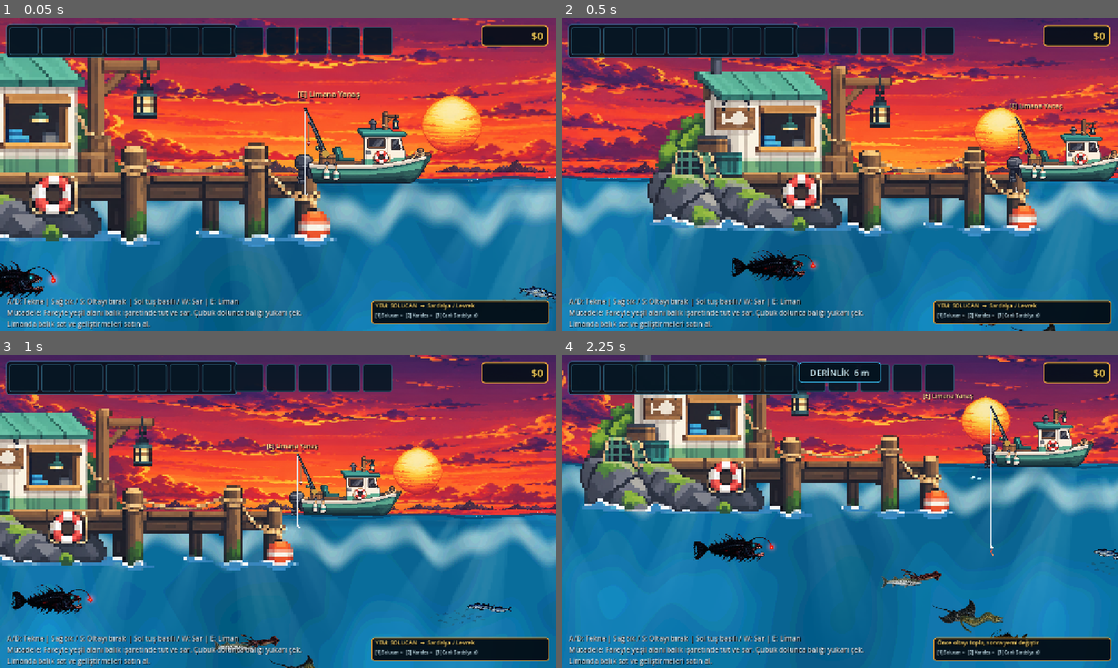
Above: before the commit, frames 1-4 (two rows, left to right).
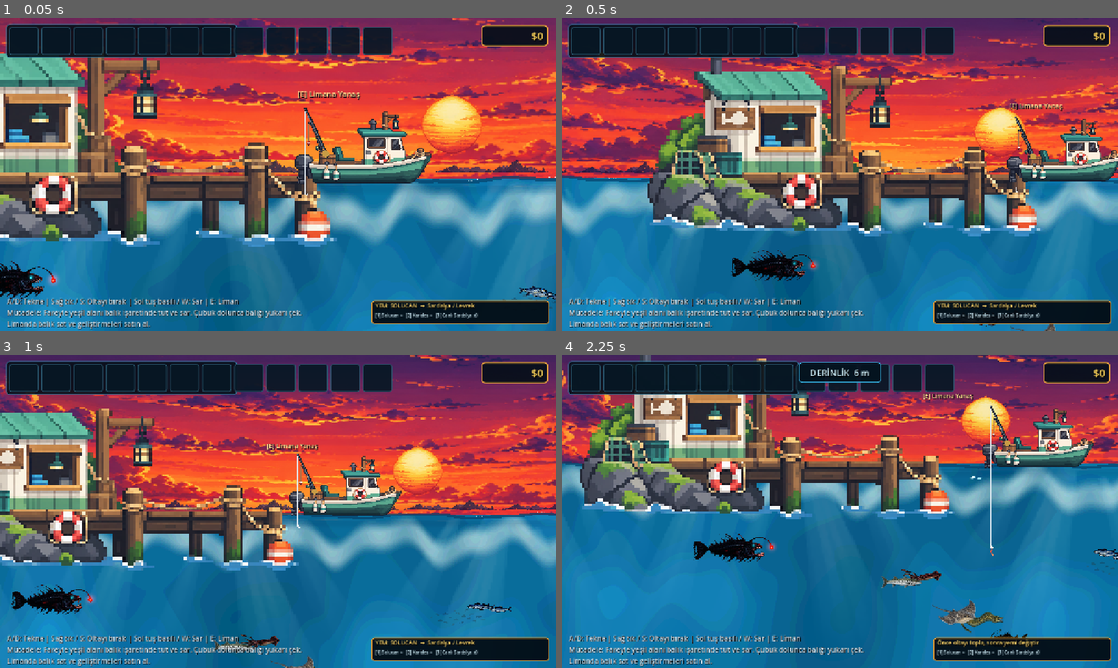
Above: after the commit, the same moments.

Repository: mirackayademir/TinyFisher
Game: Godot game, scene res://scenes/world.tscn
The game is run twice, just before and just after one commit, with the same random seed, the same clock (stepped at 60 frames per second) and the same inputs.
Inputs (mouse positions are in pixels of both pictures, inside the frame that each line leads up to):
- Up to frame 1 (0.05 s): no input
- Up to frame 2 (0.5 s): no input
- Up to frame 3 (1 s): tap Enter at 0.5 s; move the mouse to (400, 495) at 0.52 s; hold D (move_right) from 0.53 s (still down); tap E (dock) at 0.6 s; click (400, 495) at 0.67 s
- Up to frame 4 (2.25 s): move the mouse to (728, 527) at 1.27 s; release D (move_right) at 1.28 s; hold S 1.28-2.03 s; tap 1 at 1.35 s; move the mouse to (895, 442) at 2.02 s; hold D (move_right) from 2.03 s (still down); tap 2 at 2.1 s

Frame 1 is identical in both runs. In frame 2, less than 0.1% of the frame differs, in the area x 80-89%, y 97-100%; in frame 3, less than 0.1%; in frame 4, 0.3%, in the area x 66-75%, y 78-87%.

Commit message:
Add realistic species-specific Stingray fin animation

Diff:
--- a/scenes/fish.gd
+++ b/scenes/fish.gd
@@ -60,6 +60,7 @@
 var rig_moray_mid_tail: Node2D
 var rig_moray_front_body: Node2D
 var rig_moray_mesh: MeshInstance2D
+var rig_ray_mesh: MeshInstance2D
 var rig_gill: Line2D
 var rig_jaw: Line2D
 var rig_texture_size: Vector2 = Vector2.ZERO
@@ -634,12 +635,13 @@
 	rig_moray_mid_tail = null
 	rig_moray_front_body = null
 	rig_moray_mesh = null
+	rig_ray_mesh = null
 	rig_gill = null
 	rig_jaw = null
 	rig_time = 0.0
 
 	# Wave-1 animasyonlarını tek tek ekliyoruz.
-	if fish_type not in ["Barakuda", "Müren"] or fish_sprite.texture == null:
+	if fish_type not in ["Barakuda", "Müren", "Vatoz"] or fish_sprite.texture == null:
 		return
 
 	rig_texture_size = fish_sprite.texture.get_size()
@@ -663,6 +665,10 @@
 		# 48 kolonlu deformasyon mesh'i gövde + kuyruğu tek parça S şeklinde kıvırır.
 		rig_moray_mesh = _create_moray_wave_mesh()
 		_setup_moray_face_details()
+	elif fish_type == "Vatoz":
+		# Vatozda itişi kuyruk değil geniş pektoral yüzgeçler üretir.
+		# İnce mesh, kanat kenarlarına doğru büyüyen ilerleyen dalga ile süzülme hissi verir.
+		rig_ray_mesh = _create_ray_fin_mesh()
 
 	fish_sprite.visible = false
 	_update_rig_direction()
@@ -821,6 +827,117 @@
 	return mesh_instance
 
 
+func _create_ray_fin_mesh() -> MeshInstance2D:
+	var mesh_instance := MeshInstance2D.new()
+	mesh_instance.name = "RayPectoralFinMesh"
+	mesh_instance.z_index = 4
+	articulated_rig.add_child(mesh_instance)
+
+	# Daha sık dikey grid: geniş kanatların kenar kıvrımı daha yumuşak olsun.
+	var columns: int = 48
+	var rows: int = 12
+	var vertices := PackedVector2Array()
+	var uvs := PackedVector2Array()
+	var indices := PackedInt32Array()
+
+	for y_index in range(rows + 1):
+		var v: float = float(y_index) / float(rows)
+		var local_y: float = (v - 0.5) * rig_texture_size.y
+		for x_index in range(columns + 1):
+			var u: float = float(x_index) / float(columns)
+			var local_x: float = (u - 0.5) * rig_texture_size.x
+			vertices.append(Vector2(local_x, local_y))
+			uvs.append(Vector2(u, v))
+
+	for y_index in range(rows):
+		for x_index in range(columns):
+			var row_width: int = columns + 1
+			var a: int = y_index * row_width + x_index
+			var b: int = a + 1
+			var c_index: int = a + row_width
+			var d: int = c_index + 1
+			indices.append(a)
+			indices.append(c_index)
+			indices.append(b)
+			indices.append(b)
+			indices.append(c_index)
+			indices.append(d)
+
+	var arrays: Array = []
+	arrays.resize(Mesh.ARRAY_MAX)
+	arrays[Mesh.ARRAY_VERTEX] = vertices
+	arrays[Mesh.ARRAY_TEX_UV] = uvs
+	arrays[Mesh.ARRAY_INDEX] = indices
+
+	var mesh := ArrayMesh.new()
+	mesh.add_surface_from_arrays(Mesh.PRIMITIVE_TRIANGLES, arrays)
+	mesh_instance.mesh = mesh
+
+	var shader := Shader.new()
+	shader.code = """
+shader_type canvas_item;
+render_mode unshaded;
+
+uniform sampler2D fish_texture : source_color, filter_linear;
+uniform float flap_phase = 0.0;
+uniform float flap_amplitude = 9.0;
+uniform float tail_amplitude = 3.0;
+uniform float glide_lift = 0.0;
+
+void vertex() {
+	// Kaynak çizimde baş sağda, kuyruk solda.
+	float center_y = 0.535;
+	float y_delta = UV.y - center_y;
+	float edge_distance = abs(y_delta);
+
+	// Gövde merkezi sabit kalsın, dış kanat kenarlarına gidildikçe hareket büyüsün.
+	float edge_mask = smoothstep(0.075, 0.34, edge_distance);
+	float body_core = 1.0 - smoothstep(0.03, 0.115, edge_distance);
+
+	// Pektoral yüzgeç bölgesi: kuyruğu ve baş ucunu mümkün olduğunca dışarıda bırak.
+	float rear_fade = smoothstep(0.18, 0.34, UV.x);
+	float head_fade = 1.0 - smoothstep(0.76, 0.96, UV.x);
+	float wing_mask = edge_mask * rear_fade * head_fade;
+
+	// Gerçek vatozda dalga ön kenardan arka kenara doğru ilerler.
+	// Üst ve alt kanatlar zıt yönde bükülerek disk silüetini açıp kapatır.
+	float travel = (1.0 - UV.x) * 6.15;
+	float wing_wave = sin(flap_phase + travel);
+	float side = y_delta >= 0.0 ? 1.0 : -1.0;
+	VERTEX.y += side * wing_wave * flap_amplitude * wing_mask;
+
+	// Kanat aşağı-yukarı hareket ederken yatayda çok hafif esneme:
+	// 2D resimde hacim hissi verir, fakat merkez gövdeyi bozmaz.
+	VERTEX.x += cos(flap_phase + travel + 0.85) * flap_amplitude * 0.075 * wing_mask;
+
+	// Uzun kuyruk itiş üretmiyor; kanat dalgasını gecikmeli ve çok küçük takip ediyor.
+	float tail_x = 1.0 - smoothstep(0.16, 0.52, UV.x);
+	float tail_y = 1.0 - smoothstep(0.055, 0.18, abs(UV.y - 0.43));
+	float tail_mask = tail_x * tail_y;
+	float tail_wave = sin(flap_phase * 0.72 + UV.x * 8.8 + 1.35);
+	VERTEX.y += tail_wave * tail_amplitude * tail_mask;
+
+	// Merkez disk solunum/yüzdürme için yalnızca çok küçük yukarı-aşağı hareket eder.
+	VERTEX.y += glide_lift * body_core * head_fade;
+}
+
+void fragment() {
+	vec4 tex = texture(fish_texture, UV);
+	COLOR = tex * COLOR;
+}
+"""
+
+	var material := ShaderMaterial.new()
+	material.shader = shader
+	material.set_shader_parameter("fish_texture", fish_sprite.texture)
+	material.set_shader_parameter("flap_phase", 0.0)
+	material.set_shader_parameter("flap_amplitude", 9.0)
+	material.set_shader_parameter("tail_amplitude", 3.0)
+	material.set_shader_parameter("glide_lift", 0.0)
+	mesh_instance.material = material
+	return mesh_instance
+
+
 func _setup_moray_face_details() -> void:
 	# Mürenin solungaç deliği küçük ama ritmik görünür.
 	rig_gill = Line2D.new()
@@ -864,6 +981,8 @@
 			_update_barracuda_rig(delta, speed_ratio)
 		"Müren":
 			_update_moray_rig(delta, speed_ratio)
+		"Vatoz":
+			_update_ray_rig(delta, speed_ratio)
 
 
 func _update_barracuda_rig(delta: float, speed_ratio: float) -> void:
@@ -948,6 +1067,34 @@
 			jaw_points[2].y = jaw_y + 0.8 + jaw_open * 0.64
 			rig_jaw.points = jaw_points
 		rig_jaw.default_color.a = 0.66 if was_dashing else lerpf(0.36, 0.58, breath)
+
+	_update_rig_direction()
+
+
+func _update_ray_rig(delta: float, speed_ratio: float) -> void:
+	if rig_ray_mesh == null:
+		return
+
+	var speed_factor: float = clampf(speed_ratio, 0.35, 2.2)
+	# Vatoz hızlandıkça kanatlarını biraz daha sık vurur; normalde ağır ve sakin süzülür.
+	var flap_rate: float = lerpf(1.55, 2.65, clampf((speed_factor - 0.35) / 1.85, 0.0, 1.0))
+	rig_time += delta
+
+	var ray_material: ShaderMaterial = rig_ray_mesh.material as ShaderMaterial
+	if ray_material != null:
+		var phase: float = rig_time * flap_rate + swim_phase
+		var amplitude: float = lerpf(7.5, 11.5, clampf(speed_factor / 2.0, 0.0, 1.0))
+		var tail_amount: float = lerpf(2.0, 3.8, clampf(speed_factor / 2.0, 0.0, 1.0))
+		var lift: float = sin(phase * 0.52 + 0.6) * 0.75
+
+		ray_material.set_shader_parameter("flap_phase", phase)
+		ray_material.set_shader_parameter("flap_amplitude", amplitude)
+		ray_material.set_shader_parameter("tail_amplitude", tail_amount)
+		ray_material.set_shader_parameter("glide_lift", lift)
+
+	# Disk gövdesi kanat vuruşuna karşı çok hafif dengeler; baş sabit kalır.
+	articulated_rig.rotation += sin(rig_time * flap_rate + swim_phase + 1.1) * deg_to_rad(0.16)
+	articulated_rig.position.y = sin(rig_time * 0.72 + swim_phase) * 0.55
 
 	_update_rig_direction()
 
@@ -1135,4 +1282,9 @@
 			var reset_material: ShaderMaterial = rig_moray_mesh.material as ShaderMaterial
 			if reset_material != null:
 				reset_material.set_shader_parameter("wave_phase", 0.0)
+		if rig_ray_mesh != null:
+			var ray_reset_material: ShaderMaterial = rig_ray_mesh.material as ShaderMaterial
+			if ray_reset_material != null:
+				ray_reset_material.set_shader_parameter("flap_phase", 0.0)
+				ray_reset_material.set_shader_parameter("glide_lift", 0.0)
 		_update_rig_direction()
